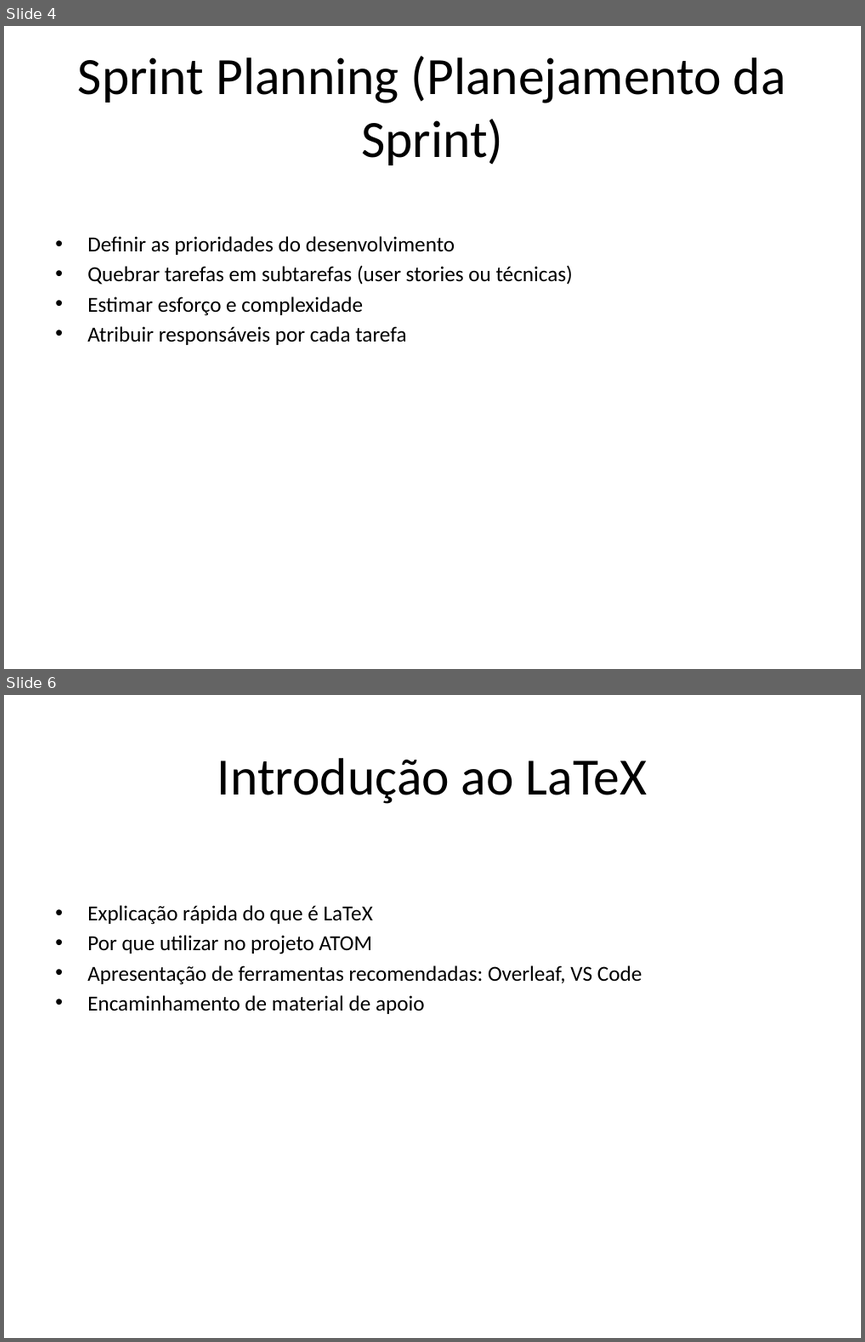
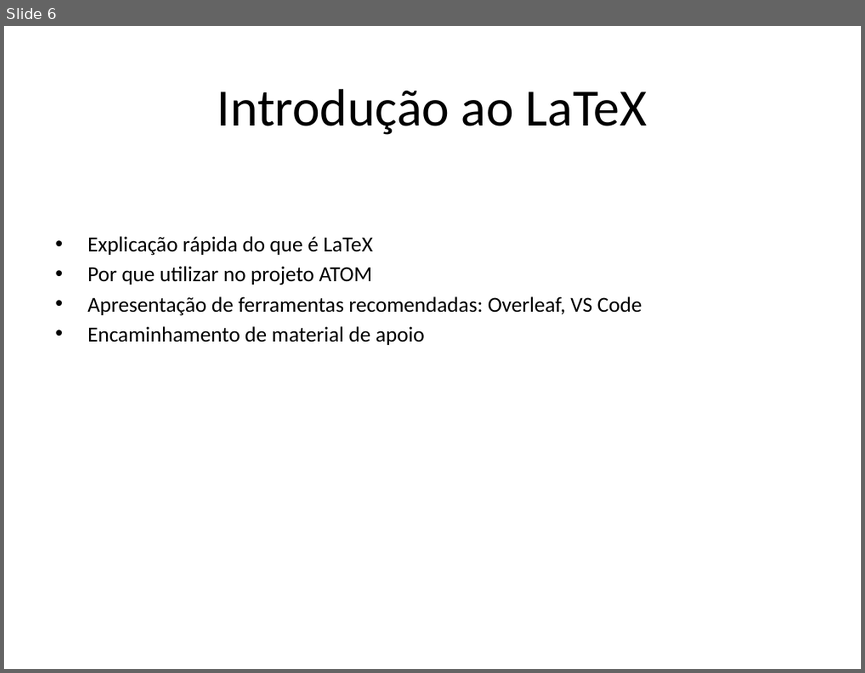
Before and after one commit to ATOM-Arm/docs, a slide deck: meetings/6th_Weekly copy/Roteiro_Reuniao_Projeto_ATOM_Agil.pptx. Shown one above the other, each under a label of ours: slides 4 and 6 before the commit, slide 6 after it; the slides between them are not shown. The pictures are 865x1342 and 865x673 pixels, drawn with LibreOffice and Linux fonts; fonts in the diff are those of the drawing. Boxes give left, top, right and bottom in pixels: in the first picture for what was removed or moved away, otherwise in the second. Text is boxed around its words. In the diff, an @@ line names an element or a change of style, - is before the commit and + after.

```diff
--- a/meetings/6th_Weekly copy/Roteiro_Reuniao_Projeto_ATOM_Agil.pptx
+++ b/meetings/6th_Weekly copy/Roteiro_Reuniao_Projeto_ATOM_Agil.pptx
@@ slide 4 removed at [4, 26, 861, 669], background #FFFFFF @@
@@ title removed at [78, 56, 786, 165] @@
-Sprint Planning (Planejamento da Sprint)
@@ text removed at [87, 236, 573, 345] @@
-• Definir as prioridades do desenvolvimento
-• Quebrar tarefas em subtarefas (user stories ou técnicas)
-• Estimar esforço e complexidade
-• Atribuir responsáveis por cada tarefa
```
Also in this commit, not shown: 3 slides changed, 4 slides added, 3 other slides removed.
